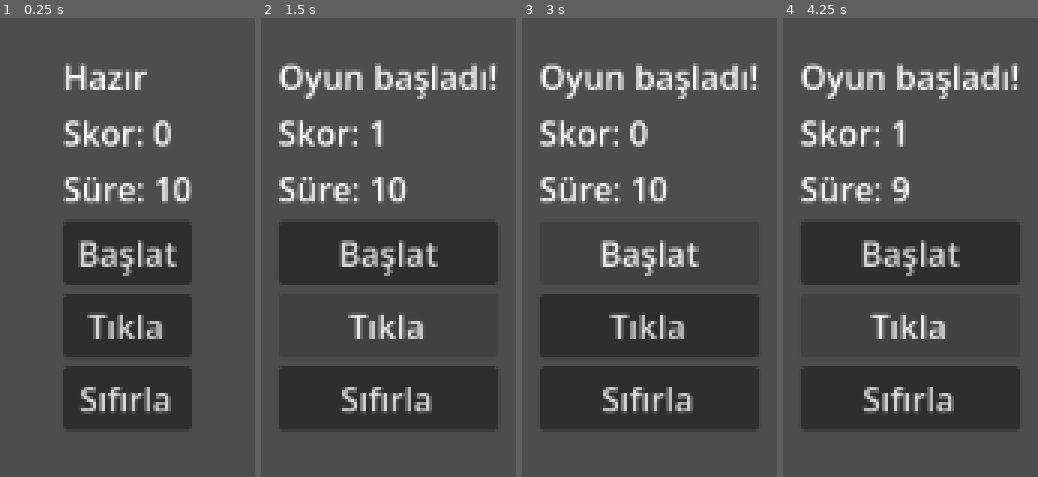
Above: before the commit, frames 1-4 (left to right).
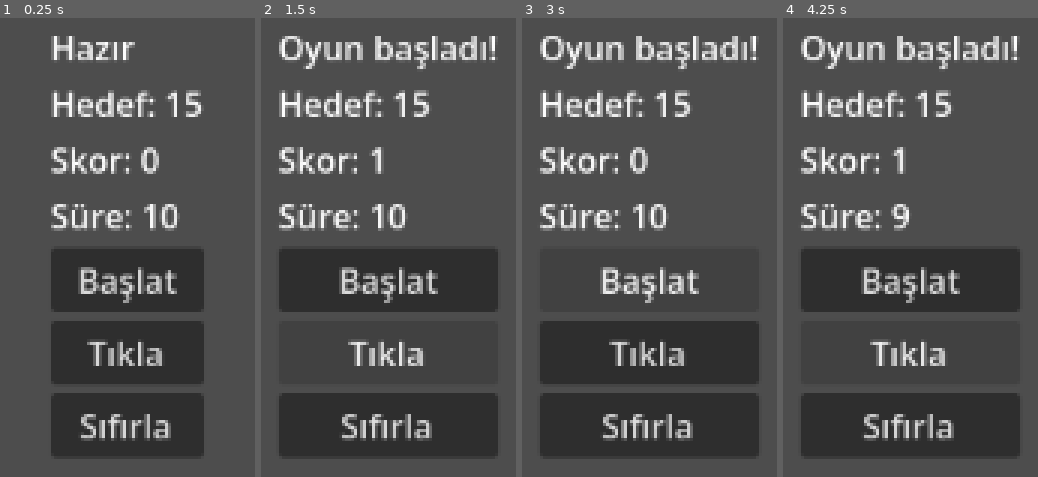
Above: after the commit, the same moments.

Repository: kilicaslanyusuf/week-01-button-test
Game: Godot game, scene res://main.tscn
Two runs of this game, one before a commit and one after it. Both use one fixed random seed, a clock stepped at 60 frames per second and the inputs below.
Inputs:
- Up to frame 1 (0.25 s): no input
- Up to frame 2 (1.5 s): click "Başlat" at 0.5 s; click "Tıkla" at 1.25 s
- Up to frame 3 (3 s): click "Sıfırla" at 2 s; click "Başlat" at 2.75 s
- Up to frame 4 (4.25 s): click "Tıkla" at 3.5 s

The runs differ from the first frame. In frame 1, 25% of the frame differs, in the area x 20-80%, y 3-96%; in frame 2, 29%, in the area x 7-93%, y 3-96%; in frame 3, 26%; in frame 4, 29%.

Commit message:
Add win lose logic to click challenge

Diff:
--- a/main.gd
+++ b/main.gd
@@ -3,8 +3,10 @@
 var count := 0
 var time_left := 10
 var game_active := false
+var target_score := 15
 
 @onready var status_label = $CenterContainer/VBoxContainer/StatusLabel
+@onready var target_label = $CenterContainer/VBoxContainer/TargetLabel
 @onready var counter_label = $CenterContainer/VBoxContainer/CounterLabel
 @onready var time_label = $CenterContainer/VBoxContainer/TimeLabel
 @onready var game_timer = $CenterContainer/VBoxContainer/GameTimer
@@ -13,6 +15,7 @@
 	update_ui()
 
 func update_ui():
+	target_label.text = "Hedef: %d" % target_score
 	counter_label.text = "Skor: %d" % count
 	time_label.text = "Süre: %d" % time_left
 
@@ -44,5 +47,9 @@
 
 		if time_left <= 0:
 			game_active = false
-			status_label.text = "Süre doldu!"
 			game_timer.stop()
+
+			if count >= target_score:
+				status_label.text = "Kazandın!"
+			else:
+				status_label.text = "Kaybettin!"
--- a/main.tscn
+++ b/main.tscn
@@ -26,6 +26,11 @@
 layout_mode = 2
 text = "Hazır"
 
+[node name="TargetLabel" type="Label" parent="CenterContainer/VBoxContainer" unique_id=1950584225]
+layout_mode = 2
+text = "Hedef: 15
+"
+
 [node name="CounterLabel" type="Label" parent="CenterContainer/VBoxContainer" unique_id=1127066008]
 layout_mode = 2
 text = "Skor: 0"
